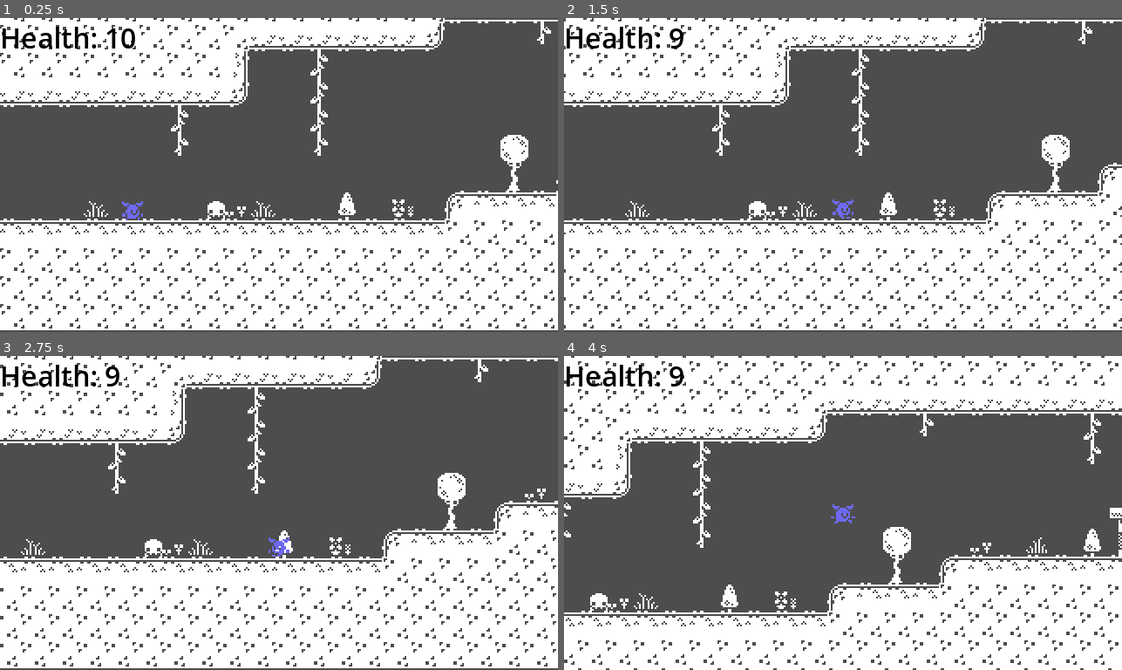
Above: before the commit, frames 1-4 (two rows, left to right).
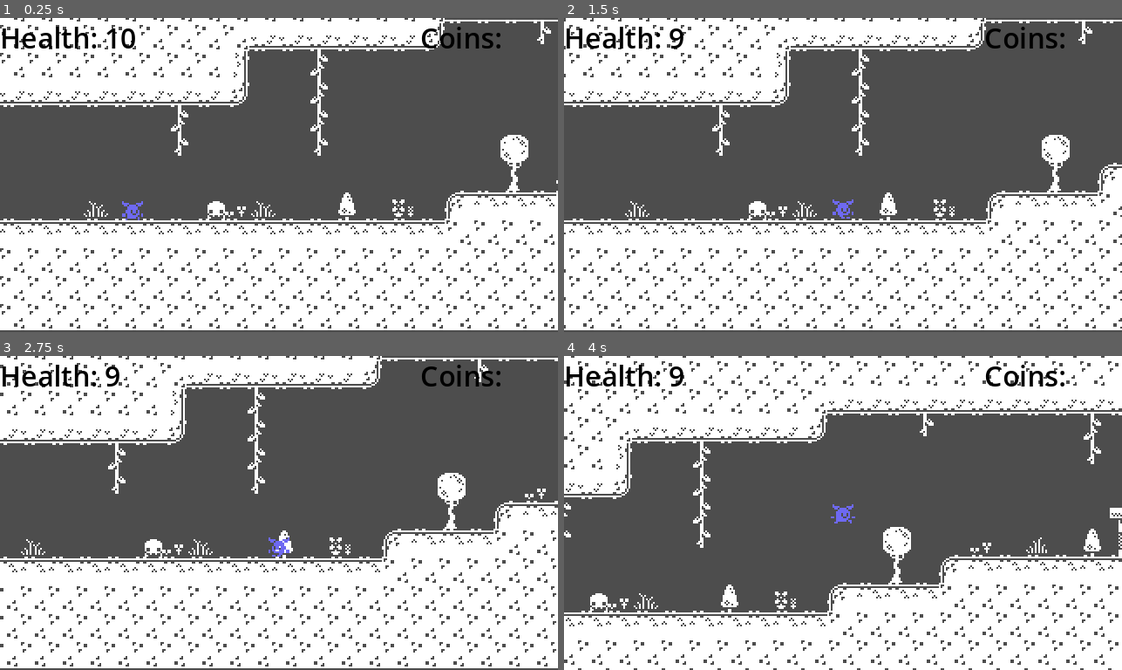
Above: after the commit, the same moments.

Repository: emilykrohn/2DPlatformer
Game: Godot game, scene res://main.tscn
The game is run twice, just before and just after one commit, with the same random seed, the same clock (stepped at 60 frames per second) and the same inputs.
Inputs:
- Up to frame 1 (0.25 s): no input
- Up to frame 2 (1.5 s): tap Enter (ui_accept) at 0.5, 0.77 s; hold Right (ui_right) from 0.53 s (still down)
- Up to frame 3 (2.75 s): tap Enter (ui_accept) at 1.52 s; release Right (ui_right) at 2.03 s; hold Left (ui_left) from 2.03 s (still down)
- Up to frame 4 (4 s): release Left (ui_left) at 2.78 s; hold Right (ui_right) from 2.78 s (still down); tap Enter (ui_accept) at 3.02, 3.77 s

The runs differ from the first frame. In frame 1, 0.3% of the frame differs, in the area x 75-90%, y 2-10%; in frame 2, 0.3%; in frame 3, 0.3%; in frame 4, 0.4%.

Commit message:
Add coin label to HUD

Diff:
--- a/hud.tscn
+++ b/hud.tscn
@@ -7,3 +7,10 @@
 offset_bottom = 23.0
 theme_override_colors/font_color = Color(0, 0, 0, 1)
 text = "Health:"
+
+[node name="Coins" type="Label" parent="."]
+offset_left = 241.0
+offset_right = 292.0
+offset_bottom = 26.0
+theme_override_colors/font_color = Color(0, 0, 0, 1)
+text = "Coins: "
